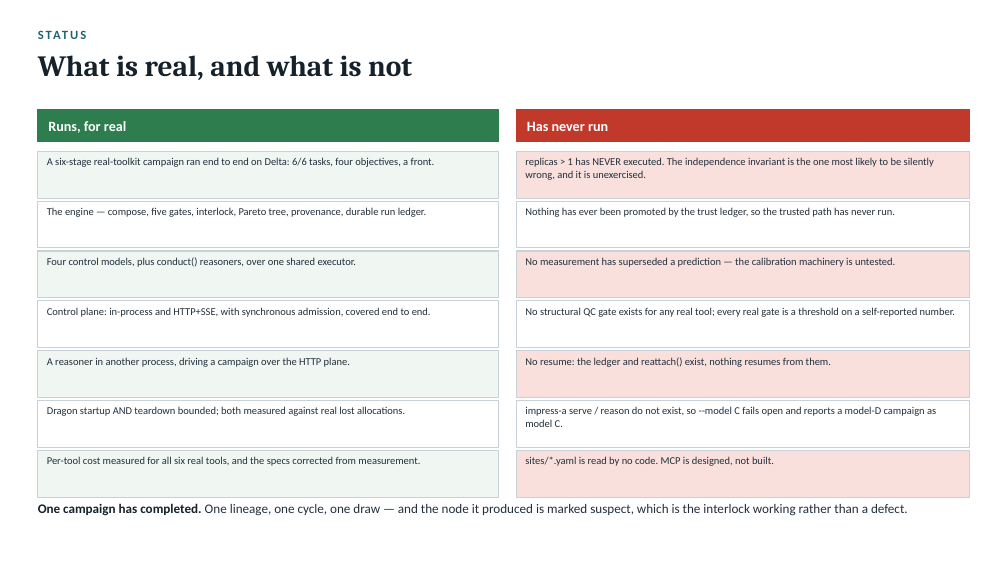
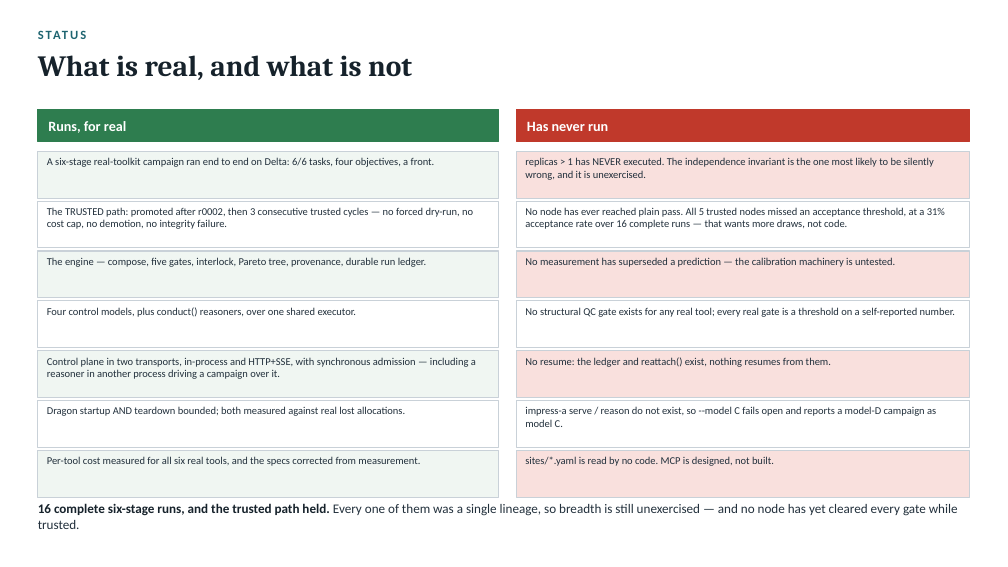
Before and after one commit to radical-collaboration/IMPRESS, a slide deck: slide 16 of agent/slides/impress-a-codewalk.pptx. Drawn at 1008x567 pixels with LibreOffice and Linux fonts; fonts in the diff are those of the drawing. Boxes give left, top, right and bottom in pixels: in the first picture for what was removed or moved away, otherwise in the second. Text is boxed around its words. In the diff, an @@ line names an element or a change of style, - is before the commit and + after.

```diff
--- a/agent/slides/impress-a-codewalk.pptx
+++ b/agent/slides/impress-a-codewalk.pptx
@@ text added at bbox=[47, 207, 473, 229], 10 pt, text #22303C @@
+The TRUSTED path: promoted after r0002, then 3 consecutive trusted cycles — no forced dry-run, no cost cap, no demotion, no integrity failure.
@@ text at bbox=[525, 207, 945, 229]: text changed @@
-Nothing has ever been promoted by the trust ledger, so the trusted path has never run.
+No node has ever reached plain pass. All 5 trusted nodes missed an acceptance threshold, at a 31% acceptance rate over 16 complete runs — that wants more draws, not code.
@@ text "The engine — compose, five ...": place and size @@
-text "The engine — compose, five ..." at bbox=[47, 207, 426, 217]
+text "The engine — compose, five ..." at bbox=[47, 257, 426, 267]
@@ text "Four control models, plus conduct() ...": place and size @@
-text "Four control models, plus conduct() ..." at bbox=[47, 257, 357, 267]
+text "Four control models, plus conduct() ..." at bbox=[47, 307, 357, 317]
@@ text removed at bbox=[47, 307, 431, 317] @@
-Control plane: in-process and HTTP+SSE, with synchronous admission, covered end to end.
@@ text at bbox=[47, 357, 476, 379]: text changed @@
-A reasoner in another process, driving a campaign over the HTTP plane.
+Control plane in two transports, in-process and HTTP+SSE, with synchronous admission — including a reasoner in another process driving a campaign over it.
@@ text at bbox=[38, 503, 958, 529]: text changed @@
-One campaign has completed. One lineage, one cycle, one draw — and the node it produced is marked suspect, which is the interlock working rather than a defect.
+16 complete six-stage runs, and the trusted path held. Every one of them was a single lineage, so breadth is still unexercised — and no node has yet cleared every gate while trusted.
```
Also in this commit, not shown: 7 other slides changed, 7 other files.
